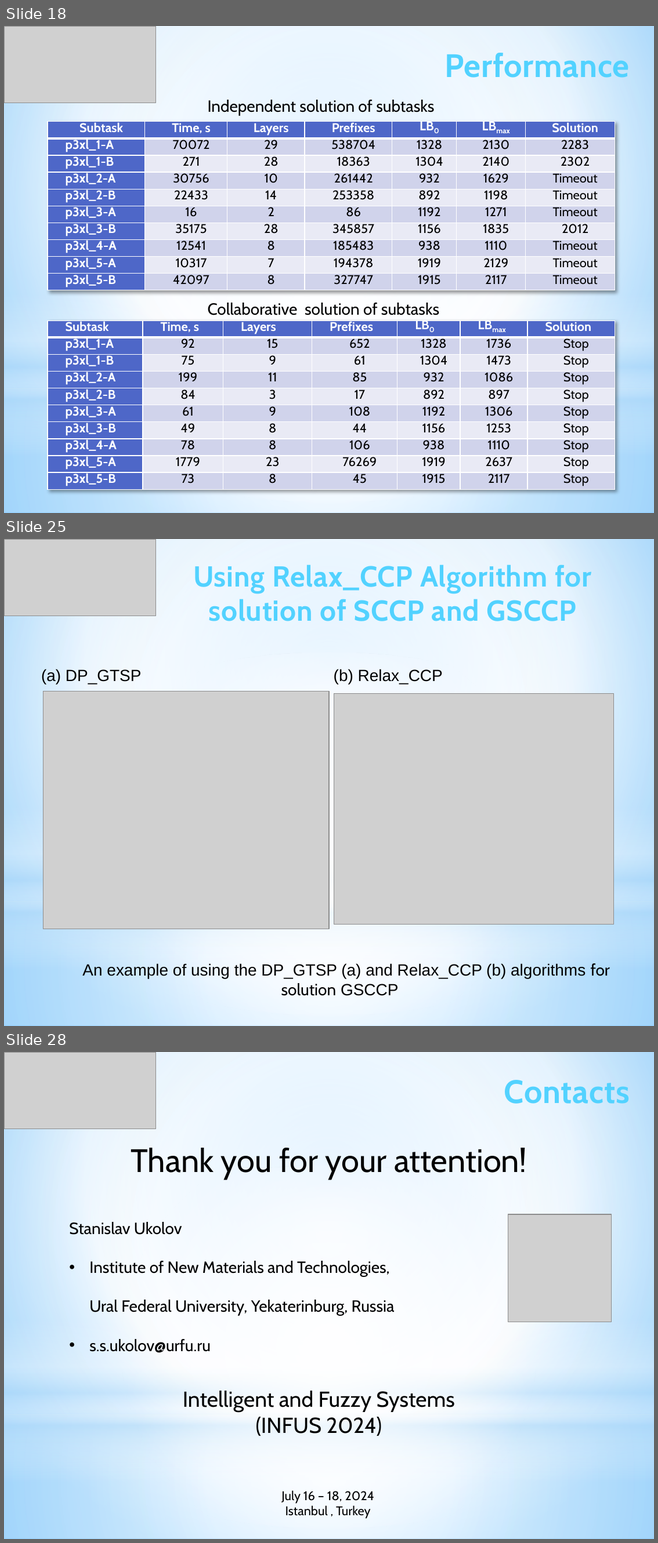
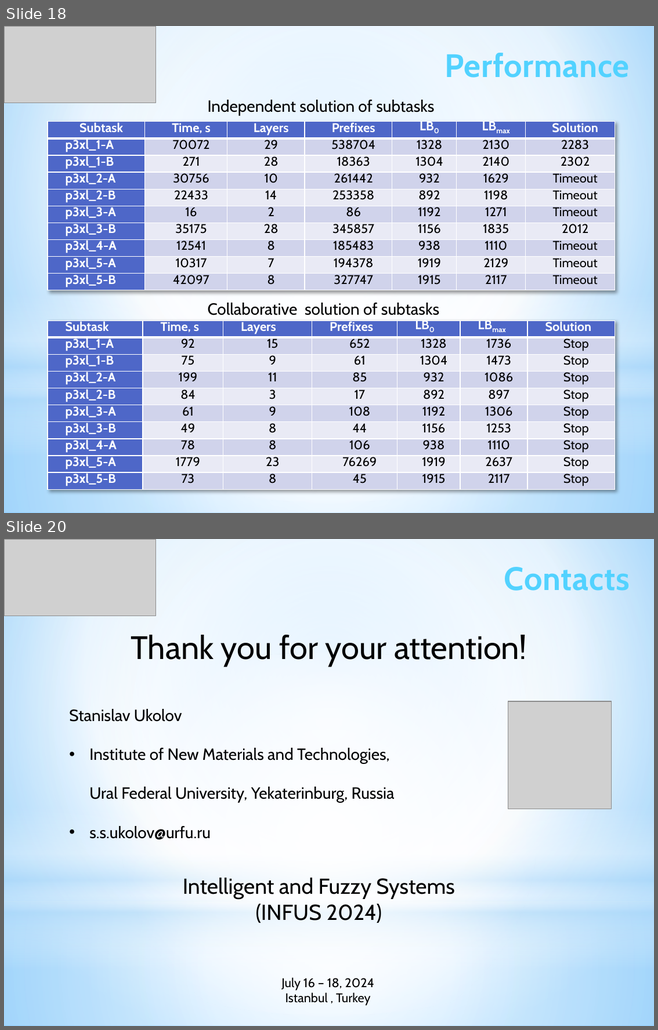
Before and after one commit to ukoloff/LaTeX, a slide deck: 2024/iGSCCP.pptx. Shown one above the other, each under a label of ours: slides 18, 25 and 28 before the commit, slides 18 and 20 after it; the slides between them are not shown. The pictures are 658x1543 and 658x1030 pixels, drawn with LibreOffice and Linux fonts; fonts in the diff are those of the drawing; grey boxes stand for pictures. Boxes give left, top, right and bottom in pixels: in the first picture for what was removed or moved away, otherwise in the second. Text is boxed around its words. In the diff, an @@ line names an element or a change of style, - is before the commit and + after.

```diff
--- a/2024/iGSCCP.pptx
+++ b/2024/iGSCCP.pptx
@@ slide 25 removed at (4,539,654,1026), background gradient #9ED5FF to #FFFFFF to #5BB9FF; not listed: 4 template elements that a slide beside it also shows @@
@@ picture removed at (4,539,155,616) @@
@@ text removed at (193,565,591,621) @@
-Using Relax_CCP Algorithm for solution of SCCP and GSCCP
@@ text removed at (41,669,141,684) @@
-(a) DP_GTSP
@@ text removed at (333,669,442,684) @@
-(b) Relax_CCP
@@ picture removed at (43,692,329,929) @@
@@ picture removed at (334,694,614,924) @@
@@ text removed at (82,964,610,996) @@
-An example of using the DP_GTSP (a) and Relax_CCP (b) algorithms for solution GSCCP
@@ what was slide 28 is now slide 20 @@
```
Also in this commit, not shown: 3 slides changed, 1 slide added, 8 other slides removed.
